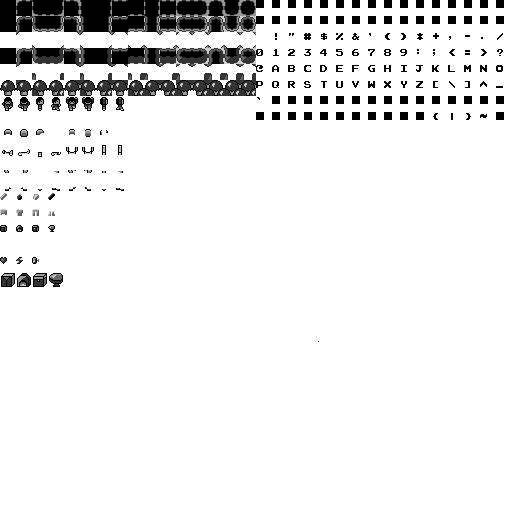
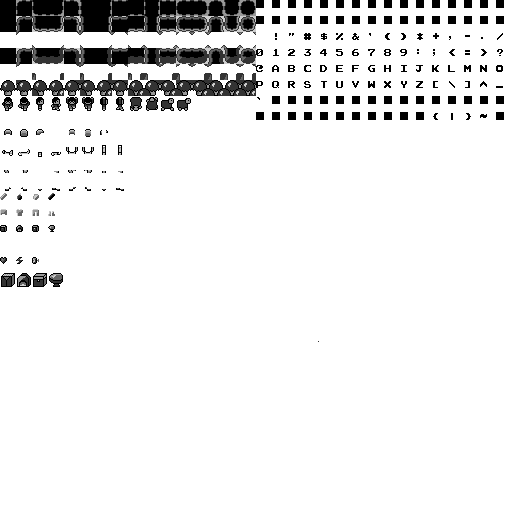
Layered file, before and after one edit (512px x 512px). Changes by layer:
painted on "spritesheet.png" over <box>130,97,191,111</box>
